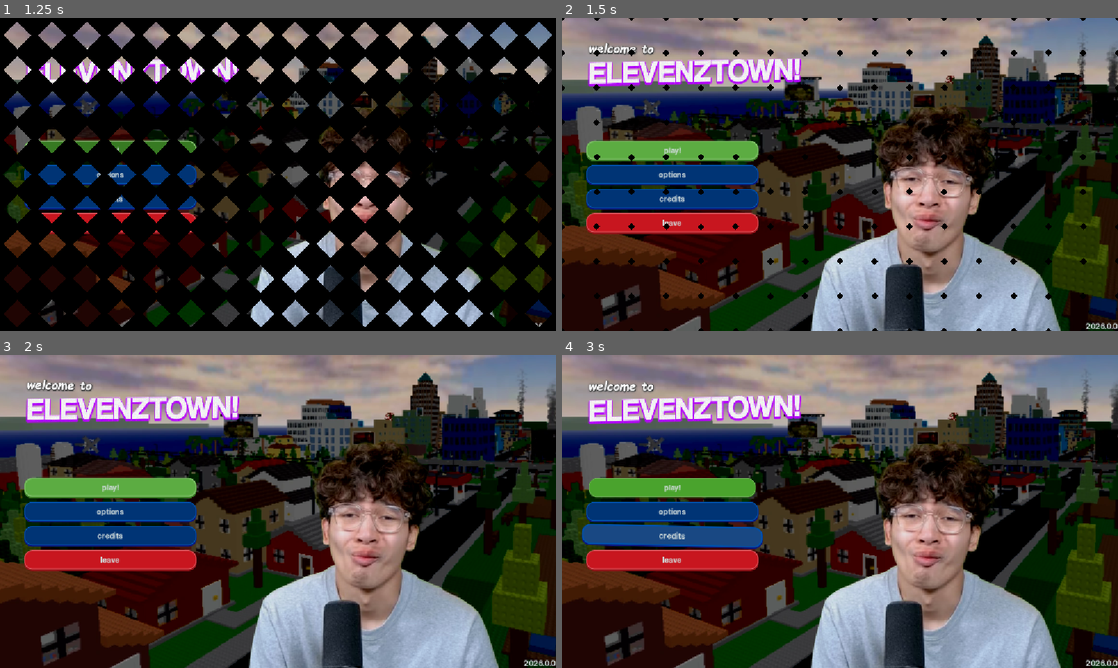
Above: before the commit, frames 1-4 (two rows, left to right).
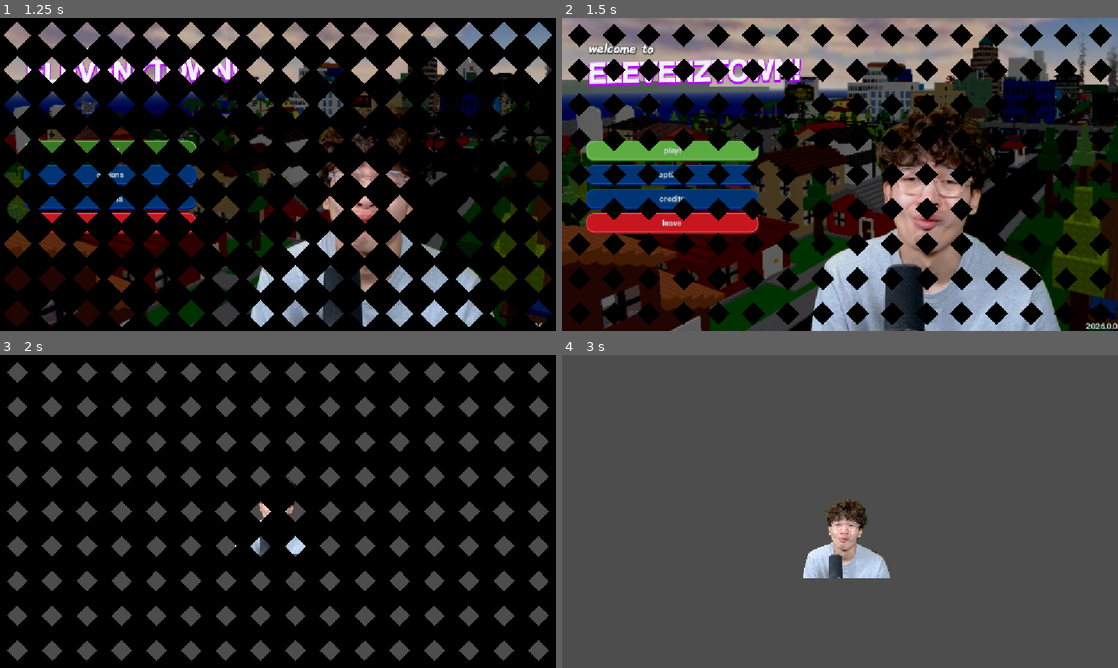
Above: after the commit, the same moments.

Repository: TrueDotBin/ELEVENZTOWN
Game: Godot game, scene res://scenes/ui/splash.tscn
The game is run twice, just before and just after one commit, with the same random seed, the same clock (stepped at 60 frames per second) and the same inputs. Video files are missing from this copy of the repository; at most half a second of black plays in their place. Sound files missing from this copy of the repository are replaced by a short silence.
Inputs (mouse positions are in pixels of both pictures, inside the frame that each line leads up to):
- Up to frame 1 (1.25 s): tap Enter at 0.5 s; move the mouse to (400, 158) at 0.52 s; hold Space (right, bound only after the commit) from 0.53 s (still down); tap D (jump, bound only after the commit) at 0.6, 0.77, 1.07 s
- Up to frame 2 (1.5 s): release Space (right, bound only after the commit) at 1.25 s; click "play!" at 1.25 s
- Up to frame 3 (2 s): no input
- Up to frame 4 (3 s): click (673, 486) at 2 s, where only the run before the commit has a clickable "play!"; move the mouse to (728, 527) at 2.77 s; hold Space (right, bound only after the commit) from 2.78 s (still down); tap D (jump, bound only after the commit) at 2.85 s

Frame 1 is identical in both runs. In frame 2, 22% of the frame differs, in the area x 0-100%, y 0-100%; in frame 3, 88%; in frame 4, 93%.

Commit message:
Create game scene & basic player controller

Diff:
--- a/project.godot
+++ b/project.godot
@@ -43,6 +43,34 @@
 
 theme/custom="uid://bq276l1ov3bdu"
 
+[input]
+
+jump={
+"deadzone": 0.2,
+"events": [Object(InputEventKey,"resource_local_to_scene":false,"resource_name":"","device":-1,"window_id":0,"alt_pressed":false,"shift_pressed":false,"ctrl_pressed":false,"meta_pressed":false,"pressed":false,"keycode":0,"physical_keycode":68,"key_label":0,"unicode":100,"location":0,"echo":false,"script":null)
+, Object(InputEventKey,"resource_local_to_scene":false,"resource_name":"","device":-1,"window_id":0,"alt_pressed":false,"shift_pressed":false,"ctrl_pressed":false,"meta_pressed":false,"pressed":false,"keycode":0,"physical_keycode":4194321,"key_label":0,"unicode":0,"location":0,"echo":false,"script":null)
+, Object(InputEventJoypadButton,"resource_local_to_scene":false,"resource_name":"","device":-1,"button_index":14,"pressure":0.0,"pressed":false,"script":null)
+, Object(InputEventJoypadMotion,"resource_local_to_scene":false,"resource_name":"","device":-1,"axis":0,"axis_value":1.0,"script":null)
+]
+}
+left={
+"deadzone": 0.2,
+"events": [Object(InputEventKey,"resource_local_to_scene":false,"resource_name":"","device":-1,"window_id":0,"alt_pressed":false,"shift_pressed":false,"ctrl_pressed":false,"meta_pressed":false,"pressed":false,"keycode":0,"physical_keycode":65,"key_label":0,"unicode":97,"location":0,"echo":false,"script":null)
+, Object(InputEventKey,"resource_local_to_scene":false,"resource_name":"","device":-1,"window_id":0,"alt_pressed":false,"shift_pressed":false,"ctrl_pressed":false,"meta_pressed":false,"pressed":false,"keycode":0,"physical_keycode":4194319,"key_label":0,"unicode":0,"location":0,"echo":false,"script":null)
+, Object(InputEventJoypadMotion,"resource_local_to_scene":false,"resource_name":"","device":-1,"axis":0,"axis_value":-1.0,"script":null)
+, Object(InputEventJoypadButton,"resource_local_to_scene":false,"resource_name":"","device":-1,"button_index":13,"pressure":0.0,"pressed":false,"script":null)
+]
+}
+right={
+"deadzone": 0.2,
+"events": [Object(InputEventKey,"resource_local_to_scene":false,"resource_name":"","device":-1,"window_id":0,"alt_pressed":false,"shift_pressed":false,"ctrl_pressed":false,"meta_pressed":false,"pressed":false,"keycode":0,"physical_keycode":32,"key_label":0,"unicode":32,"location":0,"echo":false,"script":null)
+, Object(InputEventKey,"resource_local_to_scene":false,"resource_name":"","device":-1,"window_id":0,"alt_pressed":false,"shift_pressed":false,"ctrl_pressed":false,"meta_pressed":false,"pressed":false,"keycode":0,"physical_keycode":4194320,"key_label":0,"unicode":0,"location":0,"echo":false,"script":null)
+, Object(InputEventKey,"resource_local_to_scene":false,"resource_name":"","device":-1,"window_id":0,"alt_pressed":false,"shift_pressed":false,"ctrl_pressed":false,"meta_pressed":false,"pressed":false,"keycode":0,"physical_keycode":87,"key_label":0,"unicode":119,"location":0,"echo":false,"script":null)
+, Object(InputEventJoypadButton,"resource_local_to_scene":false,"resource_name":"","device":-1,"button_index":11,"pressure":0.0,"pressed":false,"script":null)
+, Object(InputEventJoypadButton,"resource_local_to_scene":false,"resource_name":"","device":-1,"button_index":0,"pressure":0.0,"pressed":false,"script":null)
+]
+}
+
 [physics]
 
 3d/physics_engine="Jolt Physics"
--- /dev/null
+++ b/scenes/game/game.tscn
@@ -0,0 +1,23 @@
+[gd_scene format=3 uid="uid://bgw5bicr6chj1"]
+
+[ext_resource type="Script" uid="uid://7yup1vvo8ihr" path="res://scripts/game/player.gd" id="1_7h61r"]
+[ext_resource type="Texture2D" uid="uid://dj4xhtl4wkrxh" path="res://assets/sprites/elevenz.png" id="1_sul5r"]
+
+[sub_resource type="RectangleShape2D" id="RectangleShape2D_nurnf"]
+size = Vector2(160, 150)
+
+[node name="Game" type="Node2D" unique_id=1240502376]
+
+[node name="Player" type="CharacterBody2D" parent="." unique_id=1671930079]
+script = ExtResource("1_7h61r")
+
+[node name="Camera" type="Camera2D" parent="Player" unique_id=324463249]
+position_smoothing_enabled = true
+position_smoothing_speed = 15.0
+
+[node name="Sprite" type="Sprite2D" parent="Player" unique_id=2096782650]
+scale = Vector2(0.35, 0.35)
+texture = ExtResource("1_sul5r")
+
+[node name="CollisionShape2D" type="CollisionShape2D" parent="Player" unique_id=1342330499]
+shape = SubResource("RectangleShape2D_nurnf")
--- a/scenes/ui/main_menu.tscn
+++ b/scenes/ui/main_menu.tscn
@@ -7,7 +7,7 @@
 [ext_resource type="Texture2D" uid="uid://ci3f54uu4stw3" path="res://assets/sprites/menu/menu_bg.png" id="3_wb0q5"]
 [ext_resource type="Script" uid="uid://dkescnstkjc1s" path="res://scripts/ui/effects/button_effects.gd" id="4_m1kxf"]
 [ext_resource type="Script" uid="uid://ddejpkse8lx4" path="res://scripts/ui/background.gd" id="4_q85j6"]
-[ext_resource type="Texture2D" uid="uid://dj4xhtl4wkrxh" path="res://assets/sprites/menu/menu_elevenz.png" id="7_q85j6"]
+[ext_resource type="Texture2D" uid="uid://dj4xhtl4wkrxh" path="res://assets/sprites/elevenz.png" id="7_q85j6"]
 [ext_resource type="Script" uid="uid://b6aa6a0yfui1q" path="res://scripts/ui/menu_elevenz.gd" id="8_8g5eo"]
 [ext_resource type="Script" uid="uid://n4l0nxrdt7nv" path="res://scripts/ui/version_label.gd" id="8_wb0q5"]
 [ext_resource type="Script" uid="uid://cfsowi81xh1oi" path="res://scripts/ui/credits_panel.gd" id="11_7suek"]
@@ -134,6 +134,7 @@
 script = ExtResource("8_wb0q5")
 
 [node name="CreditsPanel" type="ColorRect" parent="." unique_id=1575668015]
+visible = false
 layout_mode = 1
 anchors_preset = 15
 anchor_right = 1.0
--- a/scripts/autoload/game_manager.gd
+++ b/scripts/autoload/game_manager.gd
@@ -26,3 +26,11 @@
 
 func show_options() -> void:
     OverlayManager.show_overlay("options")
+
+func start_game() -> void:
+    state = GameState.PLAYING
+    SceneManager.change_scene("res://scenes/game/game.tscn")
+
+func return_to_menu() -> void:
+    state = GameState.IN_MENU
+    SceneManager.change_scene("res://scenes/ui/main_menu.tscn")
--- /dev/null
+++ b/scripts/game/player.gd
@@ -0,0 +1,20 @@
+extends CharacterBody2D
+
+@export_category("Movement")
+@export var speed = 300.0
+@export var jump_velocity = -400.0
+
+func _physics_process(delta: float) -> void:
+	if not is_on_floor():
+		velocity += get_gravity() * delta
+
+	if Input.is_action_just_pressed("jump") and is_on_floor():
+		velocity.y = jump_velocity
+
+	var direction := Input.get_axis("left", "right")
+	if direction:
+		velocity.x = direction * speed
+	else:
+		velocity.x = move_toward(velocity.x, 0, speed)
+
+	move_and_slide()
--- a/scripts/ui/main_menu.gd
+++ b/scripts/ui/main_menu.gd
@@ -13,6 +13,7 @@
 	leave_button.pressed.connect(GameManager.quit_game)
 	credits_button.pressed.connect(credits_panel.show)
 	options_button.pressed.connect(GameManager.show_options)
+	play_button.pressed.connect(GameManager.start_game)
 
 func _ready() -> void:
 	AudioManager.play_music(main_menu_song)
Renamed: assets/sprites/menu/menu_elevenz.png -> assets/sprites/elevenz.png
Not shown, changed: assets/sprites/elevenz.png.import
Not shown, added: scripts/game/player.gd.uid
